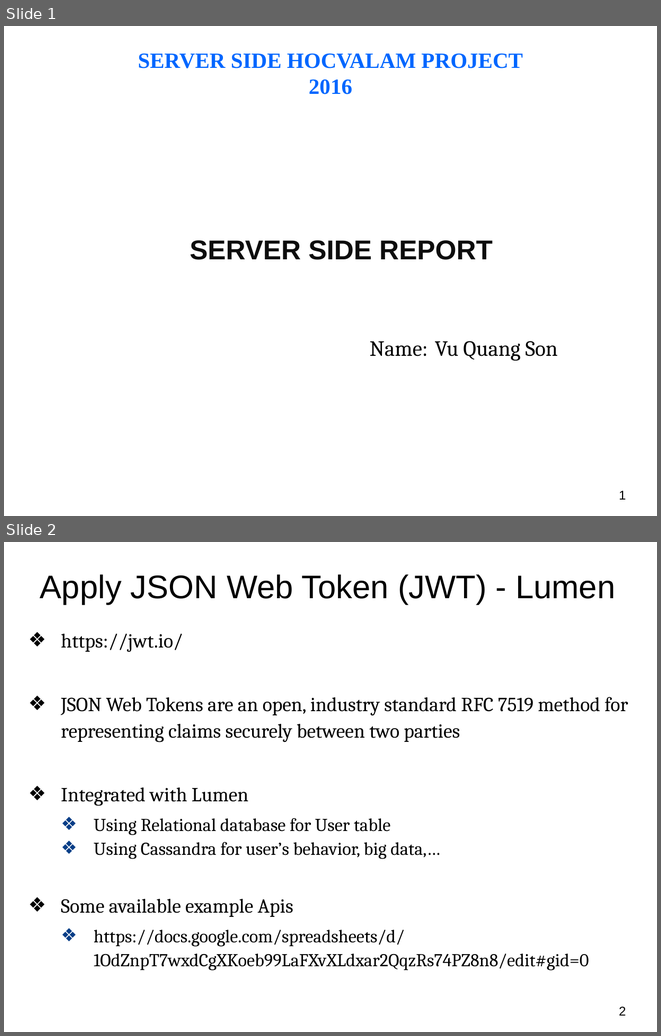
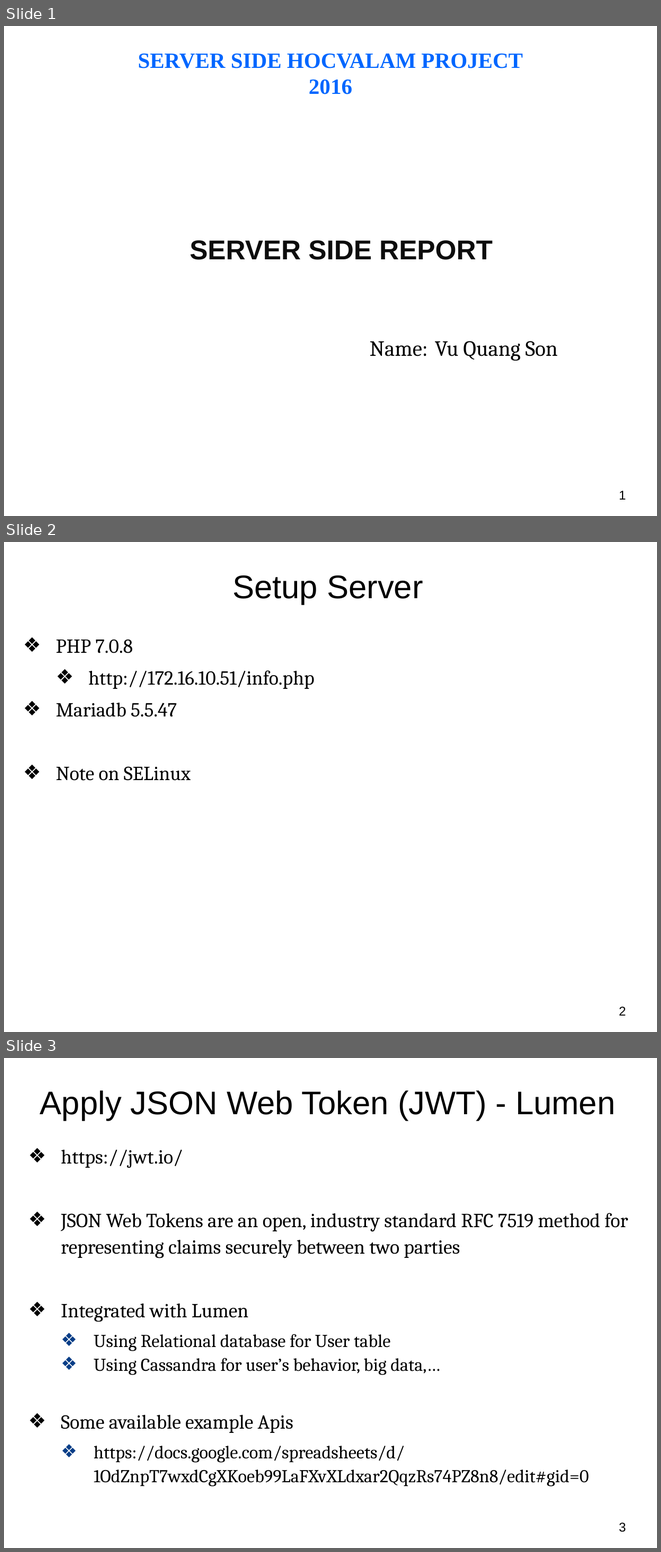
Before and after one commit to sonvq-qsoftvn/hocvalam-project, a slide deck: PHP Server side report week 1.ppt. Shown one above the other, each under a label of ours: slides 1 and 2 before the commit, slides 1, 2 and 3 after it. The pictures are 661x1036 and 661x1552 pixels, drawn with LibreOffice and Linux fonts; fonts in the diff are those of the drawing; background and template pictures are left out. Boxes give left, top, right and bottom in pixels: in the first picture for what was removed or moved away, otherwise in the second. Text is boxed around its words. In the diff, an @@ line names an element or a change of style, - is before the commit and + after.

Commit message:
commit slide

```diff
--- a/PHP Server side report week 1.ppt
+++ b/PHP Server side report week 1.ppt
@@ slide 2 added at <box>4,542,657,1032</box>, background #FFFFFF @@
@@ text added at <box>232,575,423,605</box>, 36 pt, text #000000 @@
+Setup Server
@@ text added at <box>56,639,314,780</box>, 22 pt, text #000000 @@
+❖ PHP 7.0.8
+  ❖ http://172.16.10.51/info.php
+❖ Mariadb 5.5.47
+❖ Note on SELinux
@@ page number added at <box>619,1006,626,1015</box>, 14 pt, text #000000 @@
+2
@@ what was slide 2 is now slide 3 @@
@@ page number at <box>619,1522,626,1532</box>: text changed @@
-2
+3
```
Also in this commit, not shown: 1 slide changed.
